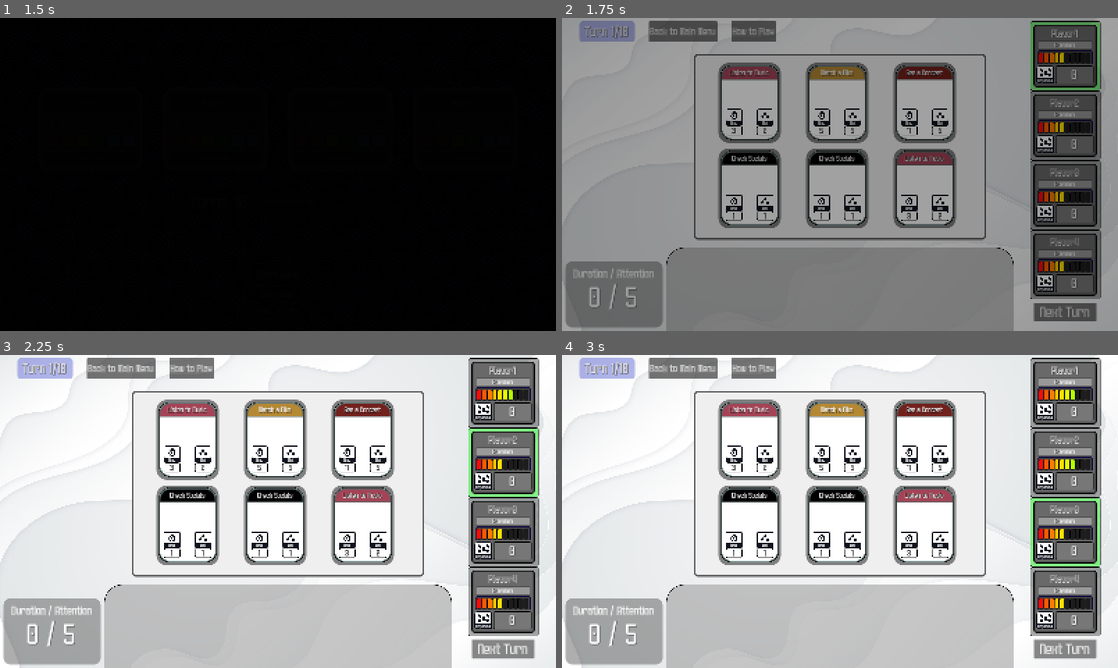
Above: before the commit, frames 1-4 (two rows, left to right).
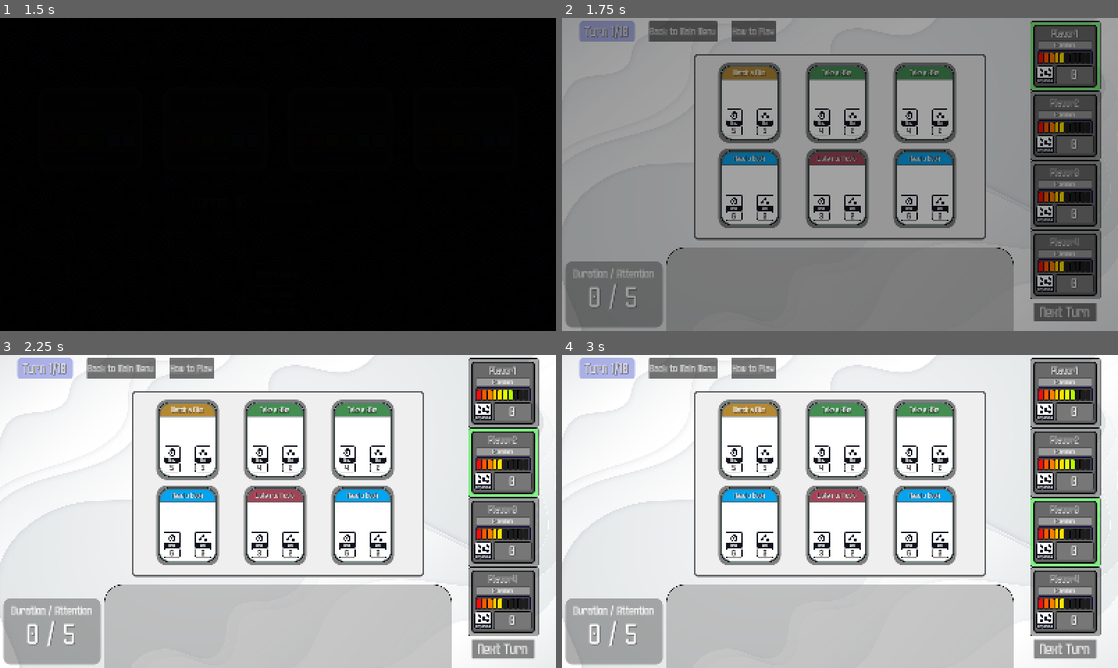
Above: after the commit, the same moments.

Repository: Monowog/Multi-Task-King
Game: Godot game, scene res://Scenes/MainMenu.tscn
The game is run twice, just before and just after one commit, with the same random seed, the same clock (stepped at 60 frames per second) and the same inputs.
Inputs:
- Up to frame 1 (1.5 s): click "New Game" at 0.5 s; click "Start Game" at 1.25 s
- Up to frame 2 (1.75 s): no input
- Up to frame 3 (2.25 s): click "Next Turn" at 2 s
- Up to frame 4 (3 s): click "Next Turn" at 2.75 s

Frame 1 is identical in both runs. In frame 2, 2.3% of the frame differs, in the area x 28-71%, y 15-65%; in frame 3, 2.4%; in frame 4, 2.4%.

Commit message:
Added tooltip + bugfixes

Diff:
--- a/Assets/Cards/CheckNotifications.tscn
+++ b/Assets/Cards/CheckNotifications.tscn
@@ -36,6 +36,8 @@
 anchors_preset = 0
 script = ExtResource("1_t5lrj")
 card_data = ExtResource("2_t5lrj")
+
+[node name="Check Notifications" type="Node" parent="."]
 
 [node name="MarginContainer" type="MarginContainer" parent="."]
 custom_minimum_size = Vector2(168, 216)
--- a/Assets/Cards/CheckSocials.tscn
+++ b/Assets/Cards/CheckSocials.tscn
@@ -36,6 +36,8 @@
 anchors_preset = 0
 script = ExtResource("1_l4xtk")
 card_data = ExtResource("2_i3c1k")
+
+[node name="Check Socials" type="Node" parent="."]
 
 [node name="MarginContainer" type="MarginContainer" parent="."]
 custom_minimum_size = Vector2(168, 216)
--- a/Assets/Cards/ListenToMusic.tscn
+++ b/Assets/Cards/ListenToMusic.tscn
@@ -36,6 +36,8 @@
 anchors_preset = 0
 script = ExtResource("1_55be8")
 card_data = ExtResource("2_55be8")
+
+[node name="Listen to Music" type="Node" parent="."]
 
 [node name="MarginContainer" type="MarginContainer" parent="."]
 custom_minimum_size = Vector2(168, 216)
--- a/Assets/Cards/ReadABook.tscn
+++ b/Assets/Cards/ReadABook.tscn
@@ -36,6 +36,8 @@
 anchors_preset = 0
 script = ExtResource("1_tpbda")
 card_data = ExtResource("2_tpbda")
+
+[node name="Read a Book" type="Node" parent="."]
 
 [node name="MarginContainer" type="MarginContainer" parent="."]
 custom_minimum_size = Vector2(168, 216)
--- a/Assets/Cards/ScrollShorts.tscn
+++ b/Assets/Cards/ScrollShorts.tscn
@@ -36,6 +36,8 @@
 anchors_preset = 0
 script = ExtResource("1_pfx8g")
 card_data = ExtResource("2_pfx8g")
+
+[node name="Scroll Shorts" type="Node" parent="."]
 
 [node name="MarginContainer" type="MarginContainer" parent="."]
 custom_minimum_size = Vector2(168, 216)
--- a/Assets/Cards/SeeAConcert.tscn
+++ b/Assets/Cards/SeeAConcert.tscn
@@ -36,6 +36,8 @@
 anchors_preset = 0
 script = ExtResource("1_ei58a")
 card_data = ExtResource("2_ei58a")
+
+[node name="See a Concert" type="Node" parent="."]
 
 [node name="MarginContainer" type="MarginContainer" parent="."]
 custom_minimum_size = Vector2(168, 216)
--- a/Assets/Cards/TakeAHike.tscn
+++ b/Assets/Cards/TakeAHike.tscn
@@ -36,6 +36,8 @@
 anchors_preset = 0
 script = ExtResource("1_x0coj")
 card_data = ExtResource("2_x0coj")
+
+[node name="Take a Hike" type="Node" parent="."]
 
 [node name="MarginContainer" type="MarginContainer" parent="."]
 custom_minimum_size = Vector2(168, 216)
--- a/Assets/Cards/WatchAFilm.tscn
+++ b/Assets/Cards/WatchAFilm.tscn
@@ -36,6 +36,8 @@
 anchors_preset = 0
 script = ExtResource("1_fwp7d")
 card_data = ExtResource("2_fwp7d")
+
+[node name="Watch a Film" type="Node" parent="."]
 
 [node name="MarginContainer" type="MarginContainer" parent="."]
 custom_minimum_size = Vector2(168, 216)
--- a/Scenes/Playspace.tscn
+++ b/Scenes/Playspace.tscn
@@ -7,6 +7,9 @@
 [ext_resource type="Texture2D" uid="uid://dosg8425blq12" path="res://Assets/Images/Backgrounds/Background.jpg" id="3_xkknd"]
 [ext_resource type="Script" uid="uid://be1c1ca8qdmp1" path="res://Scripts/player_slots.gd" id="4_4thn0"]
 [ext_resource type="FontFile" uid="uid://nauudocebh0y" path="res://Assets/Fonts/Unitblock-JpJma.ttf" id="6_0syw4"]
+[ext_resource type="Texture2D" uid="uid://cltl0gjoa22g2" path="res://Assets/Images/Cards/BaseAct.png" id="7_xkknd"]
+[ext_resource type="Texture2D" uid="uid://cbiea1vynx8pd" path="res://Assets/Images/UI/PNG/Default (256px)/duration.png" id="8_0syw4"]
+[ext_resource type="Texture2D" uid="uid://cqifdkwpsb5wt" path="res://Assets/Images/UI/PNG/Default (256px)/medium.png" id="9_b3cqc"]
 [ext_resource type="Texture2D" uid="uid://32apsbw6w5p6" path="res://Assets/Images/UI/Help.png" id="9_xkknd"]
 
 [sub_resource type="StyleBoxFlat" id="StyleBoxFlat_loegc"]
@@ -138,6 +141,16 @@
 corner_radius_bottom_right = 30
 corner_radius_bottom_left = 30
 
+[sub_resource type="StyleBoxFlat" id="StyleBoxFlat_304f8"]
+border_width_left = 12
+border_width_top = 12
+border_width_right = 12
+border_width_bottom = 6
+border_color = Color(0.15686275, 0.19215687, 0.19215687, 1)
+border_blend = true
+corner_radius_top_left = 70
+corner_radius_top_right = 70
+
 [node name="Playspace" type="Control"]
 layout_mode = 3
 anchors_preset = 15
@@ -401,6 +414,138 @@
 columns = 3
 script = ExtResource("3_ic3gb")
 
+[node name="TooltipContainer" type="VBoxContainer" parent="PlayspaceMargin"]
+visible = false
+layout_mode = 2
+size_flags_horizontal = 0
+size_flags_vertical = 4
+
+[node name="TooltipMargin" type="MarginContainer" parent="PlayspaceMargin/TooltipContainer"]
+custom_minimum_size = Vector2(360, 500)
+layout_mode = 2
+
+[node name="TooltipBackground" type="TextureRect" parent="PlayspaceMargin/TooltipContainer/TooltipMargin"]
+layout_mode = 2
+texture = ExtResource("7_xkknd")
+expand_mode = 1
+
+[node name="NameColorRect" type="PanelContainer" parent="PlayspaceMargin/TooltipContainer/TooltipMargin"]
+custom_minimum_size = Vector2(360, 80)
+layout_mode = 2
+size_flags_horizontal = 4
+size_flags_vertical = 0
+theme_override_styles/panel = SubResource("StyleBoxFlat_304f8")
+
+[node name="NameText" type="Label" parent="PlayspaceMargin/TooltipContainer/TooltipMargin/NameColorRect"]
+custom_minimum_size = Vector2(360, 80)
+layout_mode = 2
+size_flags_vertical = 0
+theme_override_colors/font_shadow_color = Color(0, 0, 0, 1)
+theme_override_constants/shadow_offset_x = 2
+theme_override_font_sizes/font_size = 36
+text = "Check Notifications"
+horizontal_alignment = 1
+vertical_alignment = 1
+
+[node name="EffectText" type="Label" parent="PlayspaceMargin/TooltipContainer/TooltipMargin"]
+custom_minimum_size = Vector2(320, 360)
+layout_mode = 2
+size_flags_horizontal = 4
+size_flags_vertical = 8
+theme_override_colors/font_color = Color(0, 0, 0, 1)
+theme_override_font_sizes/font_size = 25
+text = "According to all known laws of aviation, bees should not be capable of flight"
+horizontal_alignment = 1
+autowrap_mode = 2
+
+[node name="StatContainer" type="MarginContainer" parent="PlayspaceMargin/TooltipContainer/TooltipMargin"]
+layout_mode = 2
+theme_override_constants/margin_left = 30
+theme_override_constants/margin_right = 30
+theme_override_constants/margin_bottom = 30
+
+[node name="AmiVBox" type="VBoxContainer" parent="PlayspaceMargin/TooltipContainer/TooltipMargin/StatContainer"]
+layout_mode = 2
+size_flags_horizontal = 8
+size_flags_vertical = 8
+theme_override_constants/separation = 0
+
+[node name="IconLabel" type="Label" parent="PlayspaceMargin/TooltipContainer/TooltipMargin/StatContainer/AmiVBox"]
+layout_mode = 2
+theme_override_colors/font_color = Color(0, 0, 0, 1)
+theme_override_font_sizes/font_size = 26
+text = "Dopamine"
+horizontal_alignment = 1
+vertical_alignment = 2
+
+[node name="DopamineIcon" type="TextureRect" parent="PlayspaceMargin/TooltipContainer/TooltipMargin/StatContainer/AmiVBox"]
+custom_minimum_size = Vector2(100, 100)
+layout_mode = 2
+size_flags_horizontal = 8
+size_flags_vertical = 8
+texture = ExtResource("9_b3cqc")
+expand_mode = 1
+
+[node name="DopamineText" type="Label" parent="PlayspaceMargin/TooltipContainer/TooltipMargin/StatContainer/AmiVBox/DopamineIcon"]
+layout_mode = 1
+anchors_preset = 7
+anchor_left = 0.5
+anchor_top = 1.0
+anchor_right = 0.5
+anchor_bottom = 1.0
+offset_left = -20.0
+offset_top = -33.22917
+offset_right = 20.0
+grow_horizontal = 2
+grow_vertical = 0
+theme_override_font_sizes/font_size = 29
+text = "1"
+horizontal_alignment = 1
+vertical_alignment = 1
+
+[node name="DuraVbox" type="VBoxContainer" parent="PlayspaceMargin/TooltipContainer/TooltipMargin/StatContainer"]
+layout_mode = 2
+size_flags_horizontal = 0
+size_flags_vertical = 8
+theme_override_constants/separation = 0
+
+[node name="IconLabel" type="Label" parent="PlayspaceMargin/TooltipContainer/TooltipMargin/StatContainer/DuraVbox"]
+layout_mode = 2
+theme_override_colors/font_color = Color(0, 0, 0, 1)
+theme_override_font_sizes/font_size = 26
+text = "Duration"
+horizontal_alignment = 1
+
+[node name="DurationIcon" type="TextureRect" parent="PlayspaceMargin/TooltipContainer/TooltipMargin/StatContainer/DuraVbox"]
+custom_minimum_size = Vector2(100, 100)
+layout_mode = 2
+size_flags_horizontal = 0
+size_flags_vertical = 8
+texture = ExtResource("8_0syw4")
+expand_mode = 1
+
+[node name="DurationText" type="Label" parent="PlayspaceMargin/TooltipContainer/TooltipMargin/StatContainer/DuraVbox/DurationIcon"]
+layout_mode = 1
+anchors_preset = 7
+anchor_left = 0.5
+anchor_top = 1.0
+anchor_right = 0.5
+anchor_bottom = 1.0
+offset_left = -20.0
+offset_top = -19.0
+offset_right = 20.0
+grow_horizontal = 2
+grow_vertical = 0
+theme_override_font_sizes/font_size = 29
+text = "1"
+horizontal_alignment = 1
+vertical_alignment = 1
+
+[node name="Spacer" type="MarginContainer" parent="PlayspaceMargin/TooltipContainer"]
+custom_minimum_size = Vector2(0, 140)
+layout_mode = 2
+mouse_filter = 2
+
 [node name="HelpPanel" type="PanelContainer" parent="PlayspaceMargin"]
 visible = false
 custom_minimum_size = Vector2(1200, 600)
--- a/Scenes/global_data.tscn
+++ b/Scenes/global_data.tscn
@@ -15,6 +15,16 @@
 script = ExtResource("1_gqdbo")
 player_colors = Array[Color]([Color(0.4117647, 0.4117647, 0.4117647, 1), Color(0.4117647, 0.4117647, 0.4117647, 1), Color(0.4117647, 0.4117647, 0.4117647, 1), Color(0.4117647, 0.4117647, 0.4117647, 1)])
 sfx_list = Array[AudioStream]([ExtResource("7_ydmvo"), ExtResource("2_55qoo"), ExtResource("3_1dqeo"), ExtResource("4_rxlfs"), ExtResource("5_mprxd"), ExtResource("6_jwq43"), ExtResource("7_ydmvo"), ExtResource("8_rxlfs"), ExtResource("9_mprxd")])
+deck_dict = Dictionary[String, int]({
+"Check Notifications": 4,
+"Check Socials": 10,
+"Listen to Music": 6,
+"Read a Book": 6,
+"Scroll Shorts": 8,
+"See a Concert": 4,
+"Take a Hike": 6,
+"Watch a Film": 6
+})
 
 [node name="MusicPlayer" type="AudioStreamPlayer" parent="."]
 stream = ExtResource("2_6nxoj")
--- a/Scripts/action_card.gd
+++ b/Scripts/action_card.gd
@@ -21,11 +21,18 @@
 
 func _on_click_box_gui_input(event: InputEvent) -> void:
 	if event is InputEventMouseButton and event.is_pressed():
-		SignalManager.action_clicked.emit(self, cardName, duration, currDopamine)
-		queue_free()
+		if event.button_index == MOUSE_BUTTON_LEFT:
+			SignalManager.action_clicked.emit(self, cardName, duration, currDopamine)
+			queue_free()
+		elif event.button_index == MOUSE_BUTTON_RIGHT:
+			SignalManager.show_tooltip.emit(cardName, effectText, background, true, duration, baseDopamine)
 
 func _on_click_box_mouse_entered() -> void:
 	SignalManager.action_hovered.emit(self)
 
 func _on_click_box_mouse_exited() -> void:
+	SignalManager.hide_tooltip.emit()
 	SignalManager.action_unhovered.emit(self)
+
+func _update_action_stats(dopamine: int) -> void:
+	pass
--- a/Scripts/playspace.gd
+++ b/Scripts/playspace.gd
@@ -6,8 +6,19 @@
 @onready var actionOptions = $"PlayspaceMargin/PlayMargin/PlaymatMargin/ActionMargin/MarginContainer/ActionOptions"
 @onready var hand = $"HandMargin/HandSubmargin/HandCards"
 @onready var turnText = $"PlayspaceMargin/Buttons/TurnPanel/Turn"
+
+#attention
 @onready var attentionText = $"HandMargin/HandStats/StatsBackground/MarginContainer/DurationStats"
 @onready var attentionPanel = $"HandMargin/HandStats/StatsBackground"
+
+#tooltip
+@onready var tooltip = $"PlayspaceMargin/TooltipContainer"
+@onready var tooltipStats = $"PlayspaceMargin/TooltipContainer/TooltipMargin/StatContainer"
+@onready var tooltipBackground = $"PlayspaceMargin/TooltipContainer/TooltipMargin/NameColorRect"
+@onready var tooltipName = $"PlayspaceMargin/TooltipContainer/TooltipMargin/NameColorRect/NameText"
+@onready var tooltipEffect = $"PlayspaceMargin/TooltipContainer/TooltipMargin/EffectText"
+@onready var tooltipDuration =$"PlayspaceMargin/TooltipContainer/TooltipMargin/StatContainer/DuraVbox/DurationIcon/DurationText"
+@onready var tooltipDopamine =$"PlayspaceMargin/TooltipContainer/TooltipMargin/StatContainer/AmiVBox/DopamineIcon/DopamineText"
 
 var currTurn : int = 1
 var activePlayer : int = 0 #index of playerOrder
@@ -27,6 +38,8 @@
 func _ready() -> void:
 	SignalManager.action_clicked.connect(_on_action_clicked)
 	SignalManager.reorder_players.connect(_reorder_players)
+	SignalManager.show_tooltip.connect(_show_tooltip)
+	SignalManager.hide_tooltip.connect(_hide_tooltip)
 
 	for cardName in GlobalData.deck_dict: #for each card type
 		for x in range(GlobalData.deck_dict[cardName]): #add x cards of that type to deck
@@ -86,7 +99,7 @@
 		SignalManager.update_player.emit(activePlayer, playerScores[playerOrder[activePlayer]], playerAttentions[playerOrder[activePlayer]])
 		SignalManager.update_attention.emit(activePlayer, playerAttentions[playerOrder[activePlayer]])
 
-		cardsTaken = 0
+		cardsTaken = 0 #Reset player variables
 		currentDuration = 0
 		currentDopamine = 0
 
@@ -161,3 +174,18 @@
 		actionOptions.add_child(newCard)
 
 	SignalManager.play_action_noise.emit(cardsTaken)
+
+func _show_tooltip(cardName: String, effect: String, background: Color, isAction: bool, duration: int, baseDopamine: int):
+	tooltipName.text = cardName
+	tooltipBackground.get_theme_stylebox("panel").bg_color = background
+	tooltipEffect.text = effect
+
+	if not isAction:
+		tooltipStats.visible = false
+	else:
+		tooltipDuration.text = str(duration)
+		tooltipDopamine.text = str(baseDopamine)
+	tooltip.visible = true
+
+func _hide_tooltip():
+	tooltip.visible = false
--- a/Scripts/signal_manager.gd
+++ b/Scripts/signal_manager.gd
@@ -6,6 +6,10 @@
 signal action_hovered(emitter: Node)
 signal action_unhovered(emitter: Node)
 signal action_clicked(emitter: Node, actionName: String, duration: int, dopamine: int)
+
+#UI Signals
+signal show_tooltip(name: String, effect: String, bg_color: Color, isAction: bool, duration: int, dopamine: int)
+signal hide_tooltip()
 
 #(action) Highlight Signals
 signal highlight_slot(index: int)
--- a/default_bus_layout.tres
+++ b/default_bus_layout.tres
@@ -1,10 +1,40 @@
-[gd_resource type="AudioBusLayout" load_steps=3 format=3 uid="uid://deov2p7jubhmx"]
+[gd_resource type="AudioBusLayout" load_steps=5 format=3 uid="uid://deov2p7jubhmx"]
 
 [sub_resource type="AudioEffectCompressor" id="AudioEffectCompressor_j3pel"]
 resource_name = "Compressor"
 
+[sub_resource type="AudioEffectChorus" id="AudioEffectChorus_j3pel"]
+resource_name = "Chorus"
+voice_count = 4
+dry = 0.75
+wet = 0.25
+voice/3/delay_ms = 12.0
+voice/3/rate_hz = 1.0
+voice/3/depth_ms = 0.0
+voice/3/level_db = 0.0
+voice/3/cutoff_hz = 16000.0
+voice/3/pan = 0.0
+voice/4/delay_ms = 12.0
+voice/4/rate_hz = 1.0
+voice/4/depth_ms = 0.0
+voice/4/level_db = 0.0
+voice/4/cutoff_hz = 16000.0
+voice/4/pan = 0.0
+
 [sub_resource type="AudioEffectCompressor" id="AudioEffectCompressor_g28q7"]
 resource_name = "Compressor"
+
+[sub_resource type="AudioEffectChorus" id="AudioEffectChorus_g28q7"]
+resource_name = "Chorus"
+voice_count = 3
+dry = 0.75
+wet = 0.25
+voice/3/delay_ms = 12.0
+voice/3/rate_hz = 1.0
+voice/3/depth_ms = 0.0
+voice/3/level_db = 0.0
+voice/3/cutoff_hz = 16000.0
+voice/3/pan = 0.0
 
 [resource]
 bus/1/name = &"Music"
@@ -15,6 +45,8 @@
 bus/1/send = &"Master"
 bus/1/effect/0/effect = SubResource("AudioEffectCompressor_j3pel")
 bus/1/effect/0/enabled = true
+bus/1/effect/1/effect = SubResource("AudioEffectChorus_j3pel")
+bus/1/effect/1/enabled = true
 bus/2/name = &"SFX"
 bus/2/solo = false
 bus/2/mute = false
@@ -23,3 +55,5 @@
 bus/2/send = &"Master"
 bus/2/effect/0/effect = SubResource("AudioEffectCompressor_g28q7")
 bus/2/effect/0/enabled = true
+bus/2/effect/1/effect = SubResource("AudioEffectChorus_g28q7")
+bus/2/effect/1/enabled = true
--- a/project.godot
+++ b/project.godot
@@ -33,3 +33,7 @@
 fonts/dynamic_fonts/use_oversampling=false
 theme/default_font_multichannel_signed_distance_field=true
 theme/custom_font="uid://nauudocebh0y"
+
+[rendering]
+
+textures/vram_compression/import_etc2_astc=true
Not shown: 1 places in Scenes/Playspace.tscn that only renumber resources
Not shown, changed: export_presets.cfg
Not shown, added: MultiTaskKing.console.exe
Not shown, added: MultiTaskKing.exe
Not shown, added: MultiTaskKing.pck
